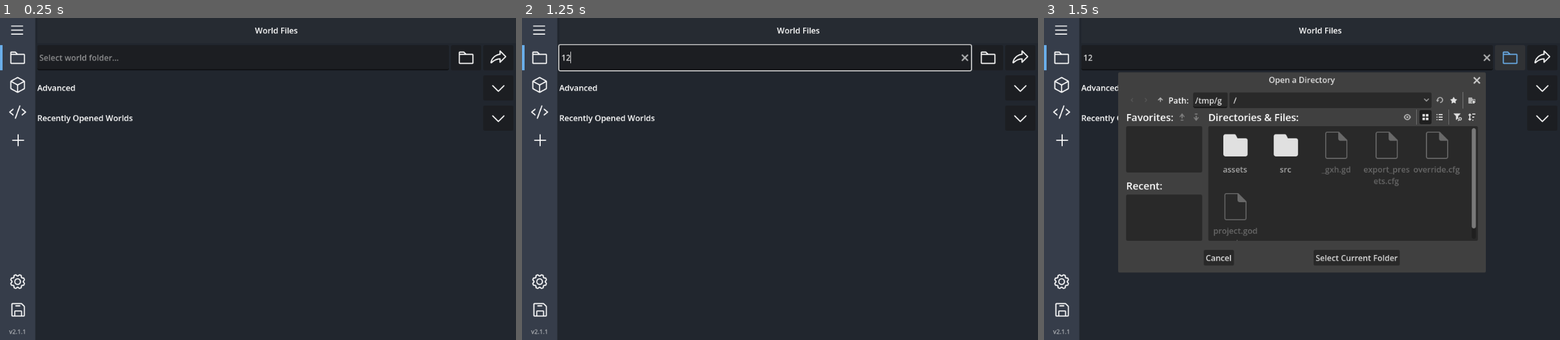
Above: before the commit, frames 1-3 (left to right).
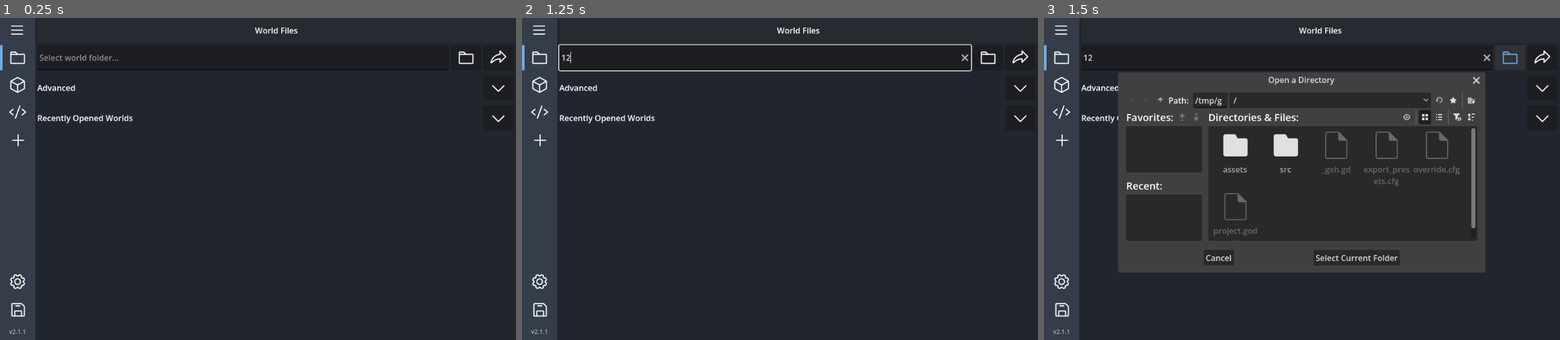
Above: after the commit, the same moments.

Repository: DragonTech26/BDSAddonManager
Game: Godot game, scene res://src/scenes/main.tscn
The game is run twice, just before and just after one commit, with the same random seed, the same clock (stepped at 60 frames per second) and the same inputs.
Inputs (mouse positions are in pixels of both pictures, inside the frame that each line leads up to):
- Up to frame 1 (0.25 s): no input
- Up to frame 2 (1.25 s): click (764, 56) at 0.52 s; type "12" at 0.6 s
- Up to frame 3 (1.5 s): click (1508, 56) at 1.25 s

Frames 1-2 are identical in both runs. In frame 3, 0.3% of the frame differs, in the area x 43-85%, y 18-66%.

Commit message:
Make hidden vanilla pack prefixes data driven instead of hardcoded. New config file is stored in the default user data location

Diff:
--- a/project.godot
+++ b/project.godot
@@ -31,6 +31,7 @@
 Global="*res://src/autoload/global.gd"
 LoadRecentWorlds="*res://src/autoload/load_recent_worlds.gd"
 AlertManager="*res://src/autoload/alert_manager.gd"
+HiddenPackPrefixes="*uid://dvur8wlpd5vm4"
 
 [display]
 
@@ -46,3 +47,4 @@
 
 renderer/rendering_method="gl_compatibility"
 renderer/rendering_method.mobile="gl_compatibility"
+shader_compiler/shader_cache/enabled=false
--- /dev/null
+++ b/src/autoload/hidden_pack_prefixes.gd
@@ -0,0 +1,211 @@
+extends Node
+
+const PREFIXES_FILE: String = "user://hidden_pack_prefixes.conf"
+
+const BEHAVIOR_PACKS_SECTION: String = "BEHAVIOR PACKS"
+const RESOURCE_PACKS_SECTION: String = "RESOURCE PACKS"
+
+const FILE_MESSAGE: PackedStringArray = [
+	"# Comment out lines to disable them; deleted lines will be regenerated.",
+	"# Add custom prefixes in the appropriate section, one per line. Lines starting with # are ignored.",
+	"",
+]
+
+const DEFAULT_PREFIXES: Dictionary = {
+	BEHAVIOR_PACKS_SECTION: [
+		"resourcepack.",
+		"@minecraft",
+		"behaviorpack.",
+		"experimental",
+		"update",
+		"gametest",
+		"villager trade rebalancing",
+		"server editor library",
+		"locator bar",
+		"drop",
+		"spring drop",
+		"summer drop",
+		"fall drop",
+		"winter drop",
+		"vanilla voxel shapes",
+	],
+	RESOURCE_PACKS_SECTION: [
+		"resourcepack.",
+		"@minecraft",
+		"experimental",
+	],
+}
+
+
+func _ready() -> void:
+	load_or_create_prefixes_file()
+
+
+func load_or_create_prefixes_file() -> void:
+	var sections := _read_prefix_file()
+	sections = _sync_default_prefixes(sections)
+	_save_prefix_file(sections)
+
+
+func get_behavior_pack_prefixes() -> Array[String]:
+	return get_prefixes(BEHAVIOR_PACKS_SECTION)
+
+
+func get_resource_pack_prefixes() -> Array[String]:
+	return get_prefixes(RESOURCE_PACKS_SECTION)
+
+
+func get_prefixes(section_name: String) -> Array[String]:
+	load_or_create_prefixes_file()
+
+	var prefixes: Array[String] = []
+	var file := FileAccess.open(PREFIXES_FILE, FileAccess.READ)
+	if file == null:
+		push_warning("Could not read hidden prefixes file: " + PREFIXES_FILE)
+		return prefixes
+
+	var current_section := ""
+	while not file.eof_reached():
+		var line := file.get_line().strip_edges()
+
+		if line.is_empty() or _is_comment(line):
+			continue
+
+		if _is_section_header(line):
+			current_section = _get_section_name_from_header(line)
+			continue
+
+		if current_section == section_name:
+			prefixes.append(line.to_lower())
+
+	file.close()
+	return prefixes
+
+
+func _read_prefix_file() -> Dictionary:
+	var sections := _get_empty_sections()
+
+	if not FileAccess.file_exists(PREFIXES_FILE):
+		return sections
+
+	var file := FileAccess.open(PREFIXES_FILE, FileAccess.READ)
+	if file == null:
+		push_warning("Could not read hidden prefixes file: " + PREFIXES_FILE)
+		return sections
+
+	var current_section := ""
+	while not file.eof_reached():
+		var raw_line := file.get_line()
+		var line := raw_line.strip_edges()
+
+		if line.is_empty():
+			continue
+
+		if _is_section_header(line):
+			current_section = _get_section_name_from_header(line)
+			continue
+
+		if not sections.has(current_section):
+			continue
+
+		sections[current_section].append(raw_line)
+
+	file.close()
+	return sections
+
+
+func _sync_default_prefixes(sections: Dictionary) -> Dictionary:
+	for section_name in DEFAULT_PREFIXES.keys():
+		if not sections.has(section_name):
+			sections[section_name] = []
+
+		var existing_lines: Array = sections[section_name]
+		var synced_lines: Array[String] = []
+
+		for default_prefix in DEFAULT_PREFIXES[section_name]:
+			var existing_default_line := _find_existing_default_line(existing_lines, default_prefix)
+
+			if existing_default_line != "":
+				synced_lines.append(existing_default_line)
+			else:
+				synced_lines.append(default_prefix)
+
+		for line in existing_lines:
+			if _line_matches_any_default(line, DEFAULT_PREFIXES[section_name]):
+				continue
+
+			synced_lines.append(line)
+
+		sections[section_name] = synced_lines
+
+	return sections
+
+
+func _save_prefix_file(sections: Dictionary) -> void:
+	var file := FileAccess.open(PREFIXES_FILE, FileAccess.WRITE)
+	if file == null:
+		push_warning("Could not write hidden prefixes file: " + PREFIXES_FILE)
+		return
+
+	for message_line in FILE_MESSAGE:
+		file.store_line(message_line)
+
+	for section_name in DEFAULT_PREFIXES.keys():
+		file.store_line("[%s]" % section_name)
+
+		for line in sections[section_name]:
+			file.store_line(str(line).strip_edges())
+
+		file.store_line("")
+
+	file.close()
+
+
+func _get_empty_sections() -> Dictionary:
+	var sections := {}
+
+	for section_name in DEFAULT_PREFIXES.keys():
+		sections[section_name] = []
+
+	return sections
+
+
+func _find_existing_default_line(lines: Array, default_prefix: String) -> String:
+	for line in lines:
+		var clean_line := _strip_comment_marker(str(line).strip_edges()).to_lower()
+
+		if clean_line == default_prefix.to_lower():
+			return str(line).strip_edges()
+
+	return ""
+
+
+func _line_matches_any_default(line: String, default_prefixes: Array) -> bool:
+	var clean_line := _strip_comment_marker(line.strip_edges()).to_lower()
+
+	for default_prefix in default_prefixes:
+		if clean_line == str(default_prefix).to_lower():
+			return true
+
+	return false
+
+
+func _is_comment(line: String) -> bool:
+	return line.begins_with("#")
+
+
+func _strip_comment_marker(line: String) -> String:
+	var clean_line := line.strip_edges()
+
+	if clean_line.begins_with("#"):
+		clean_line = clean_line.substr(1).strip_edges()
+
+	return clean_line
+
+
+func _is_section_header(line: String) -> bool:
+	return line.begins_with("[") and line.ends_with("]")
+
+
+func _get_section_name_from_header(line: String) -> String:
+	return line.trim_prefix("[").trim_suffix("]").strip_edges().to_upper()
--- a/src/scripts/behavior_packs_page.gd
+++ b/src/scripts/behavior_packs_page.gd
@@ -16,23 +16,8 @@
 	var show_packs = packs
 	if LoadSettings.get_setting("HIDE_DEFAULT_SERVER_PACKS"):
 		var filtered: Array = []
-		var hidden_prefixes: Array = [
-			"resourcepack.",
-			"@minecraft",
-			"behaviorpack.",
-			"experimental",
-			"update",
-			"gametest",
-			"villager trade rebalancing",
-			"server editor library",
-			"locator bar",
-			"drop",
-			"spring drop",
-			"summer drop",
-			"fall drop",
-			"winter drop",
-			"vanilla voxel shapes",
-		]
+		var hidden_prefixes: Array[String] = HiddenPackPrefixes.get_behavior_pack_prefixes()
+
 		for p in packs:
 			var n: String = str(p.name).to_lower()
 			var should_hide := false
--- a/src/scripts/resource_packs_page.gd
+++ b/src/scripts/resource_packs_page.gd
@@ -16,11 +16,8 @@
 	var show_packs = packs
 	if LoadSettings.get_setting("HIDE_DEFAULT_SERVER_PACKS"):
 		var filtered: Array = []
-		var hidden_prefixes: Array = [
-			"resourcepack.",
-			"@minecraft",
-			"experimental",
-		]
+		var hidden_prefixes: Array[String] = HiddenPackPrefixes.get_resource_pack_prefixes()
+
 		for p in packs:
 			var n: String = str(p.name).to_lower()
 			var should_hide := false
Not shown, added: src/autoload/hidden_pack_prefixes.gd.uid
